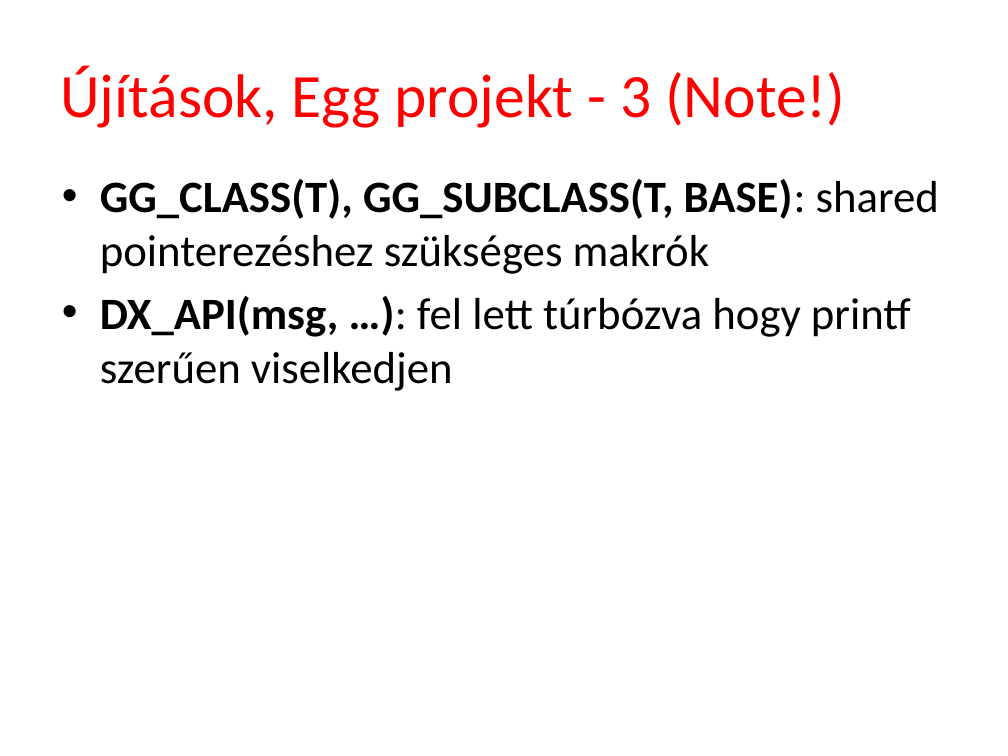
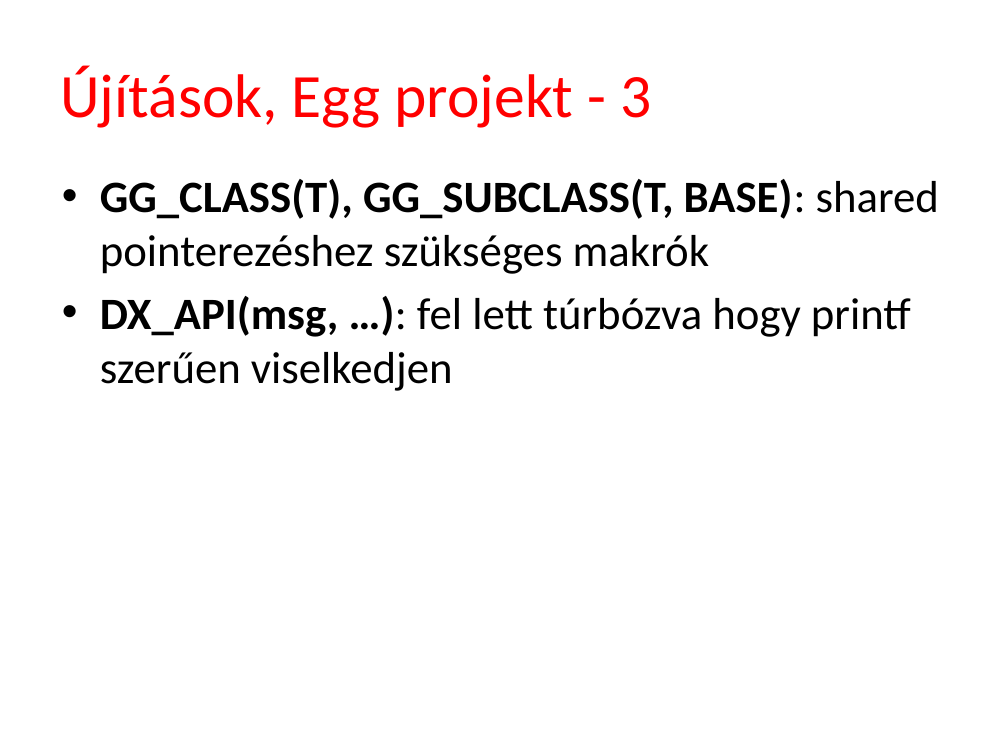
Before and after one commit to tyekx/dx12, a slide deck: slide 9 of Slides/gg001-Libraries.pptx. Drawn at 1008x756 pixels with LibreOffice and Linux fonts; fonts in the diff are those of the drawing; background and template pictures are left out. Boxes give left, top, right and bottom in pixels: in the first picture for what was removed or moved away, otherwise in the second. Text is boxed around its words. In the diff, an @@ line names an element or a change of style, - is before the commit and + after.

```diff
--- a/Slides/gg001-Libraries.pptx
+++ b/Slides/gg001-Libraries.pptx
@@ title at (x1=60, y1=66, x2=651, y2=128): text changed @@
-Újítások, Egg projekt - 3 (Note!)
+Újítások, Egg projekt - 3
```
Also in this commit, not shown: 1 other slide changed, 15 slides added, 49 other files.
